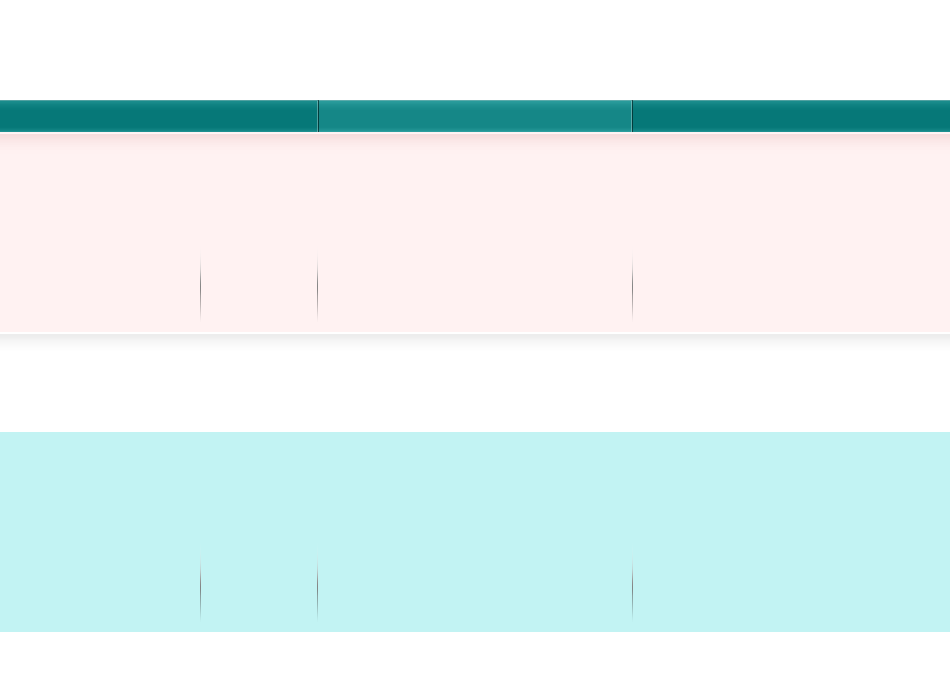
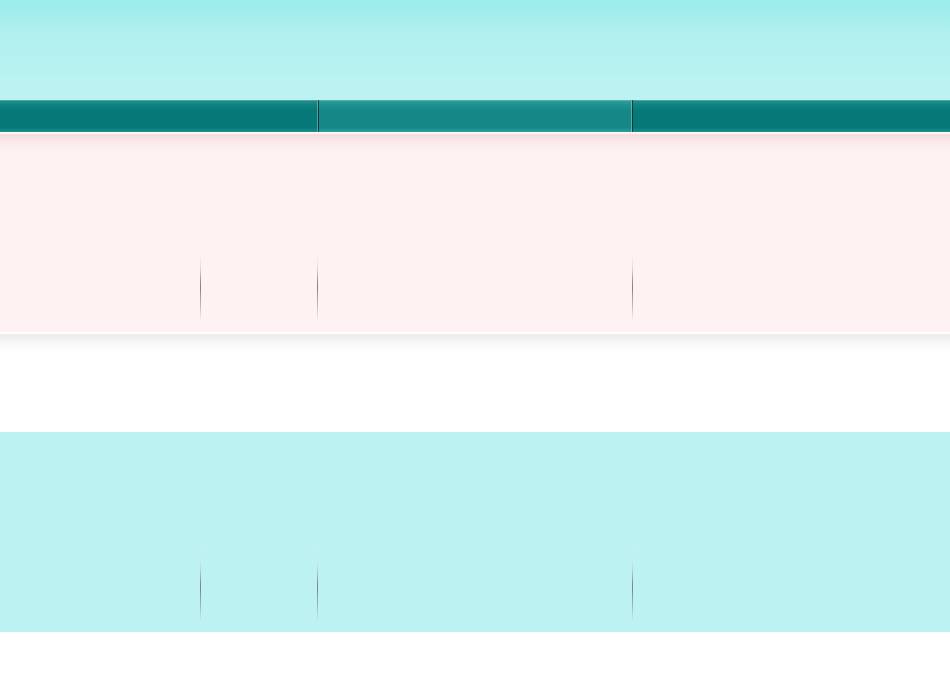
Two versions of the same layered image (950x696). Layer-by-layer changes:
painted on "header" over [0, 0, 950, 100]
painted on "footer widgets" over [0, 432, 950, 532]
painted on "footer boxes" over [0, 532, 950, 632]
